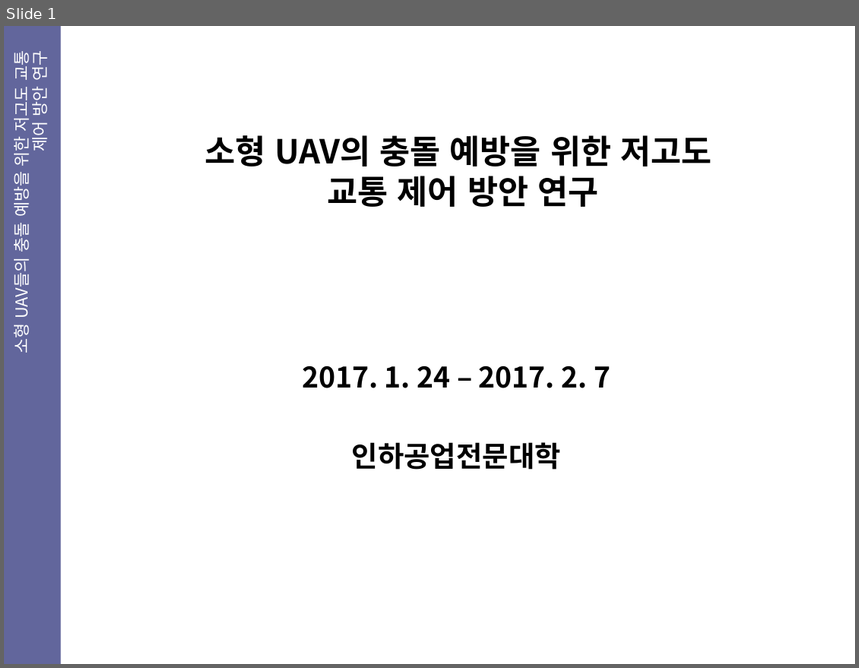
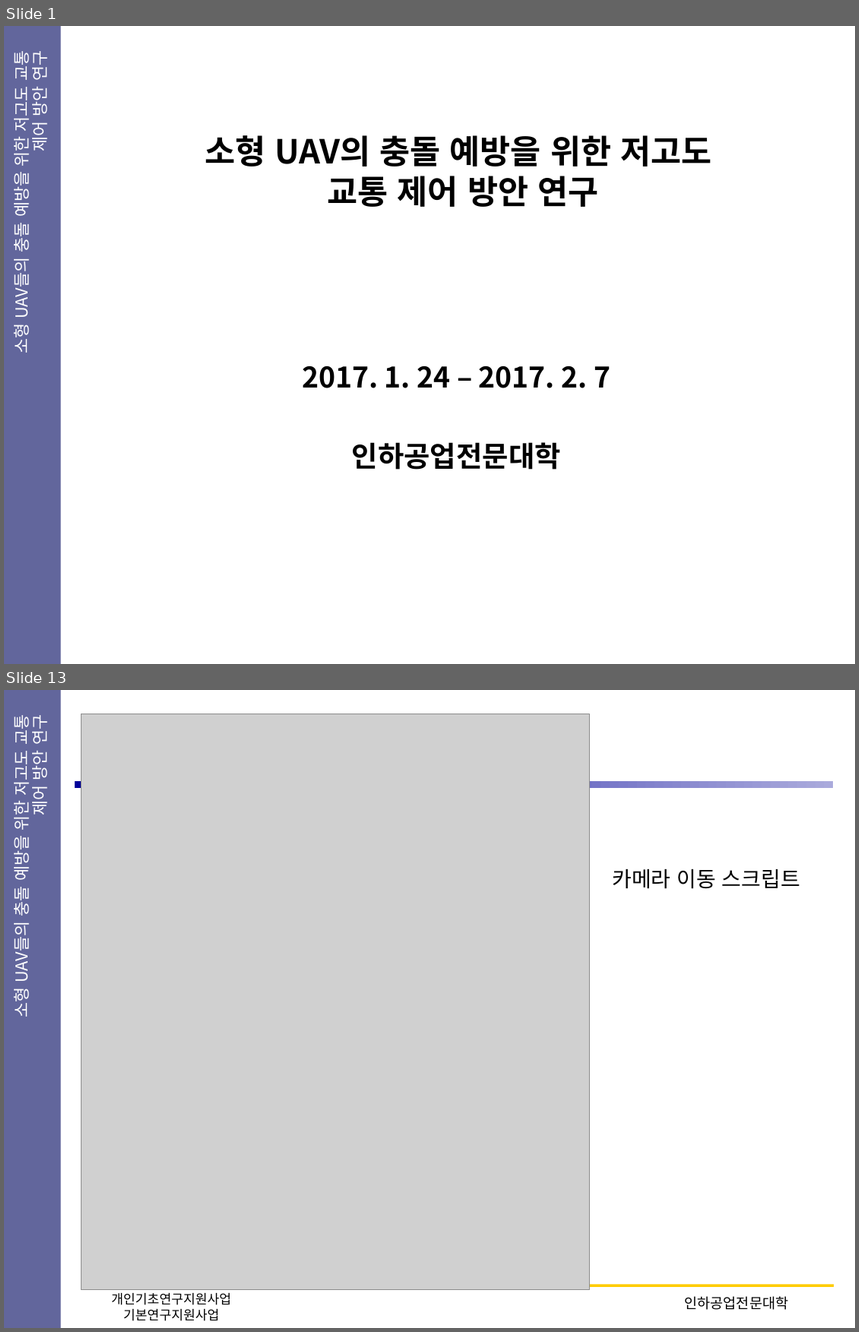
Before and after one commit to Jeonggiyoon/unityProjectPPT, a slide deck: 유니티 ppt/unity 17. 2.14.pptx. Shown one above the other, each under a label of ours: slide 1 before the commit, slides 1 and 13 after it; the slides between them are not shown. The pictures are 859x668 and 859x1332 pixels, drawn with LibreOffice and Linux fonts; fonts in the diff are those of the drawing; grey boxes stand for pictures. Boxes give left, top, right and bottom in pixels: in the first picture for what was removed or moved away, otherwise in the second. Text is boxed around its words. In the diff, an @@ line names an element or a change of style, - is before the commit and + after.

```diff
--- a/유니티 ppt/unity 17. 2.14.pptx
+++ b/유니티 ppt/unity 17. 2.14.pptx
@@ slide 13 added at [4, 690, 855, 1328], background #FFFFFF; not listed: 2 template elements that a slide beside it also shows @@
@@ picture added at [82, 714, 591, 1291] @@
@@ rectangle added at [75, 781, 834, 788], fill gradient #000099 to #D6D6E4 @@
@@ text added at [612, 869, 800, 889], 18 pt, text #000000 @@
+카메라 이동 스크립트
@@ line added from (89, 1286) to (834, 1286), #FFCC00 2.25 pt @@
@@ text added at [111, 1293, 231, 1322], 11 pt, text #000000 @@
+개인기초연구지원사업
+기본연구지원사업
@@ text added at [684, 1296, 788, 1310], 12 pt, text #000000 @@
+인하공업전문대학
```
Also in this commit, not shown: 14 other slides added, 11 slides removed, 13 other files.
